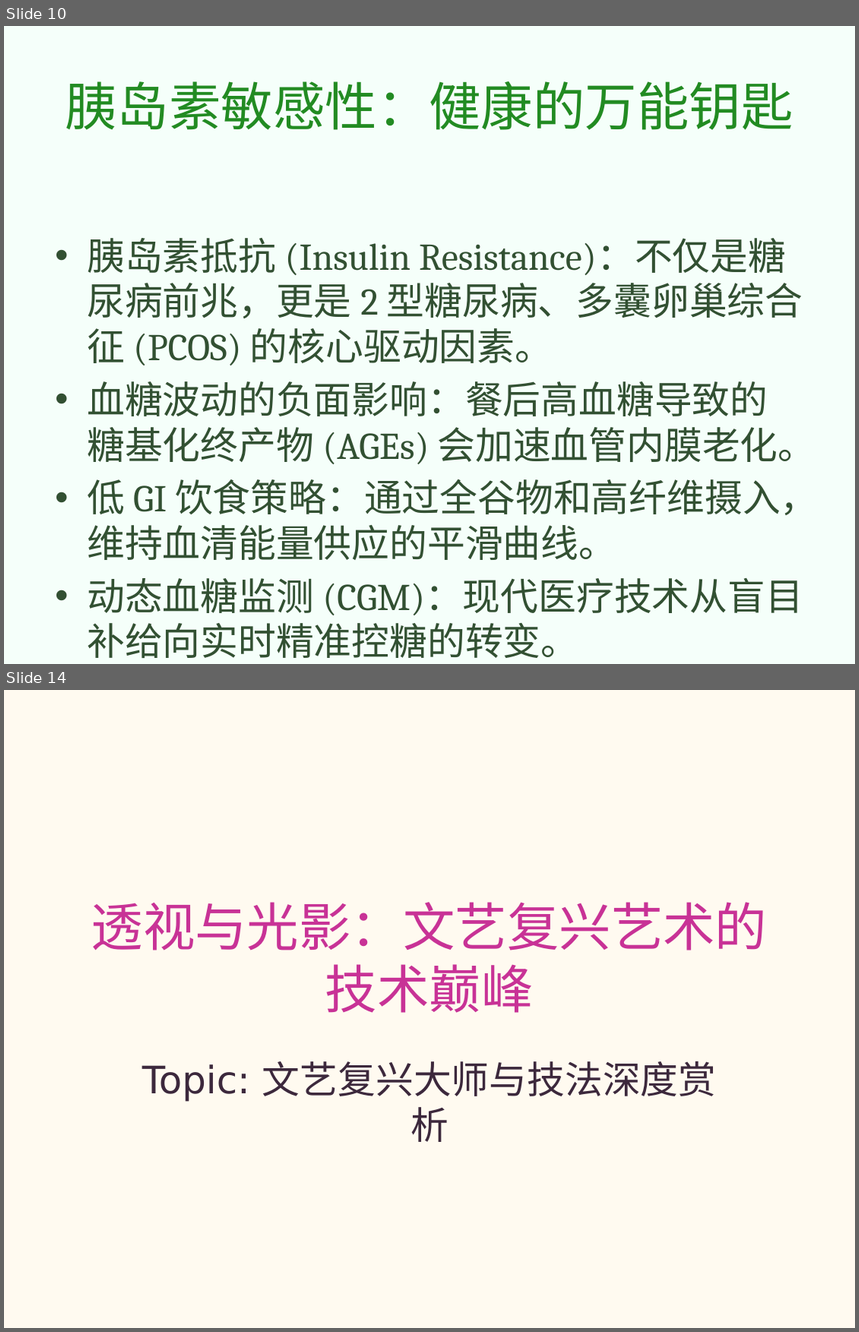
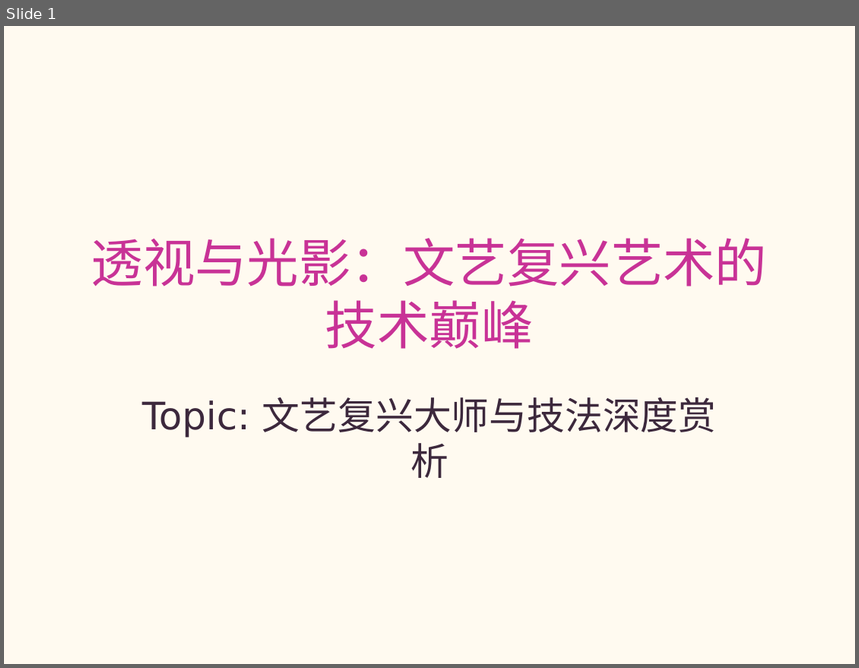
Before and after one commit to yeasy/AutoPPT, a slide deck: samples/cn_art.pptx. Shown one above the other, each under a label of ours: slides 10 and 14 before the commit, slide 1 after it; the slides between them are not shown. The pictures are 859x1332 and 859x668 pixels, drawn with LibreOffice and Linux fonts; fonts in the diff are those of the drawing. Boxes give left, top, right and bottom in pixels: in the first picture for what was removed or moved away, otherwise in the second. Text is boxed around its words. In the diff, an @@ line names an element or a change of style, - is before the commit and + after.

```diff
--- a/samples/cn_art.pptx
+++ b/samples/cn_art.pptx
@@ slide 10 removed at (4,26,855,664), background #F5FFFA @@
@@ title removed at (65,81,793,130) @@
-胰岛素敏感性：健康的万能钥匙
@@ text removed at (87,238,819,616) @@
-• 胰岛素抵抗 (Insulin Resistance)：不仅是糖尿病前兆，更是 2 型糖尿病、多囊卵巢综合征 (PCOS) 的核心驱动因素。
-• 血糖波动的负面影响：餐后高血糖导致的糖基化终产物 (AGEs) 会加速血管内膜老化。
-• 低 GI 饮食策略：通过全谷物和高纤维摄入，维持血清能量供应的平滑曲线。
-• 动态血糖监测 (CGM)：现代医疗技术从盲目补给向实时精准控糖的转变。
@@ what was slide 14 is now slide 1 @@
```
Also in this commit, not shown: 1 slide changed, 12 other slides removed, 6 other files.
